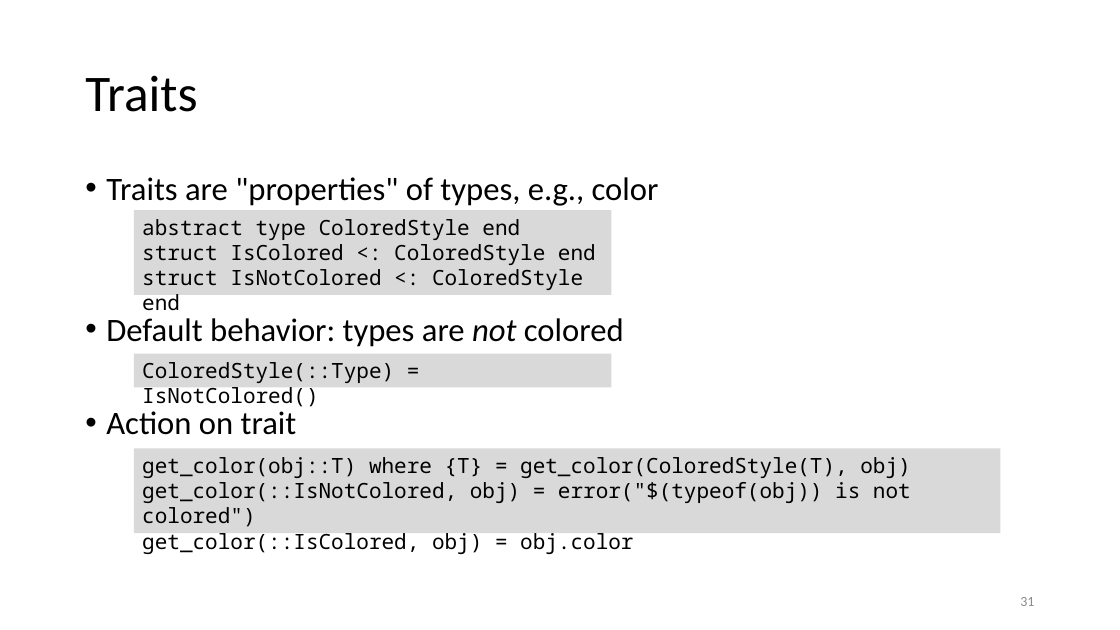
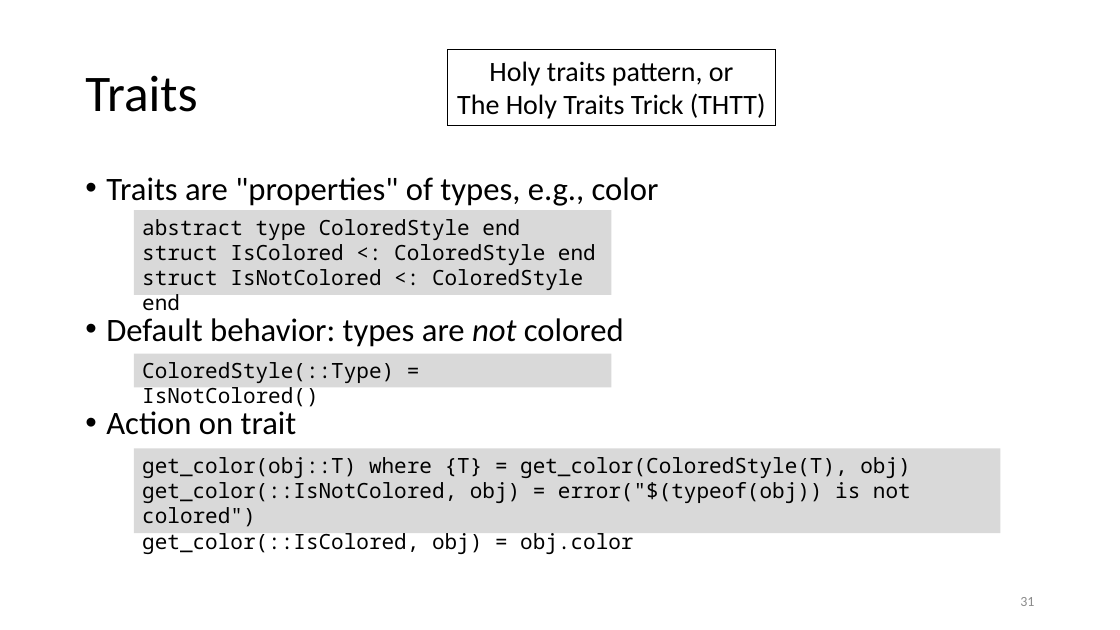
Before and after one commit to gjbex/Julia_good_bad_ugly, a slide deck: slide 31 of julia_good_back_ugly.pptx. Drawn at 1120x630 pixels with LibreOffice and Linux fonts; fonts in the diff are those of the drawing. Boxes give left, top, right and bottom in pixels: in the first picture for what was removed or moved away, otherwise in the second. Text is boxed around its words. In the diff, an @@ line names an element or a change of style, - is before the commit and + after.

Commit message:
Add remark on Holy traits pattern

```diff
--- a/julia_good_back_ugly.pptx
+++ b/julia_good_back_ugly.pptx
@@ rectangle added at (447,49,776,125), outline #000000 0.75 pt, 24 pt, text #000000 @@
+Holy traits pattern, or
+The Holy Traits Trick (THTT)
```
